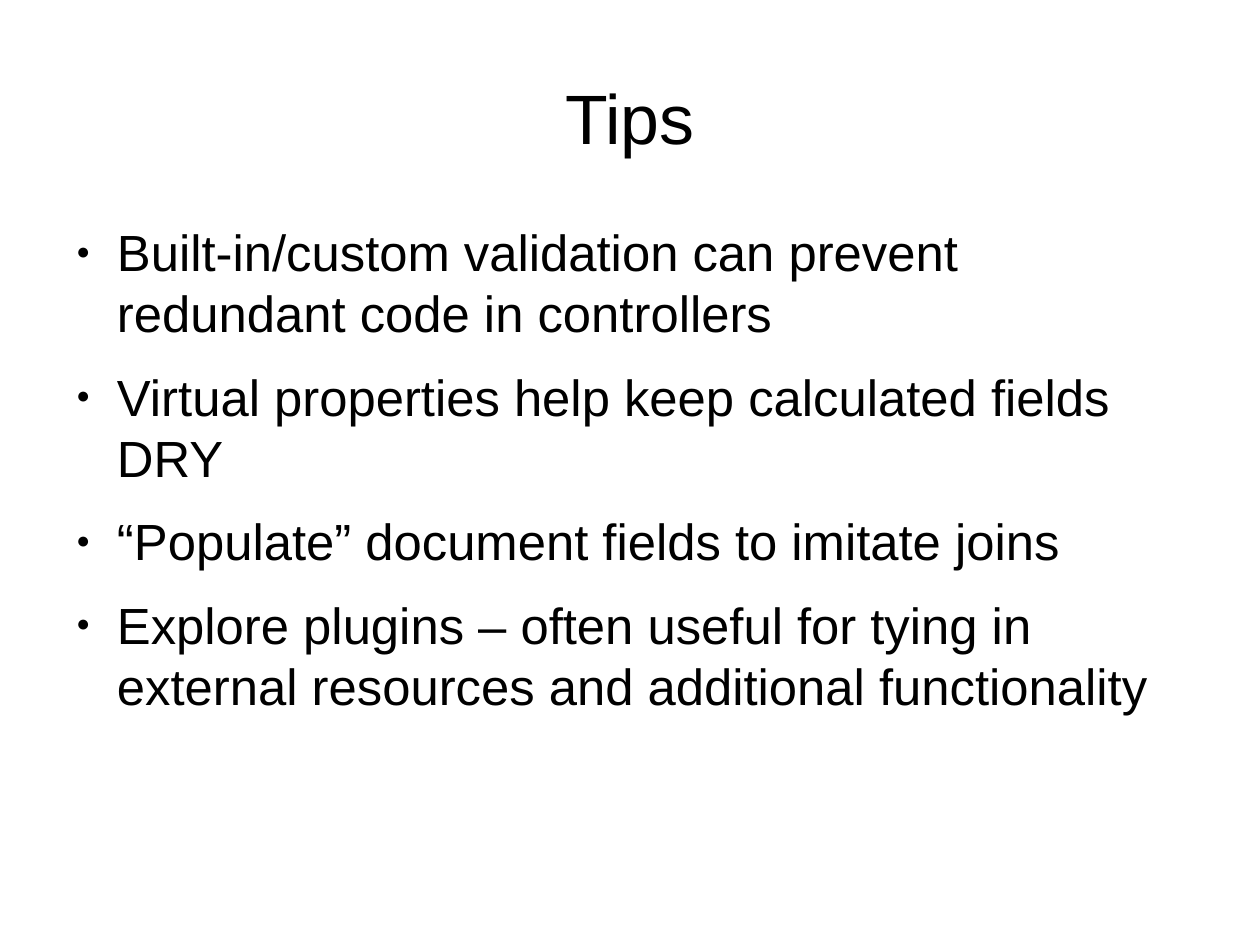
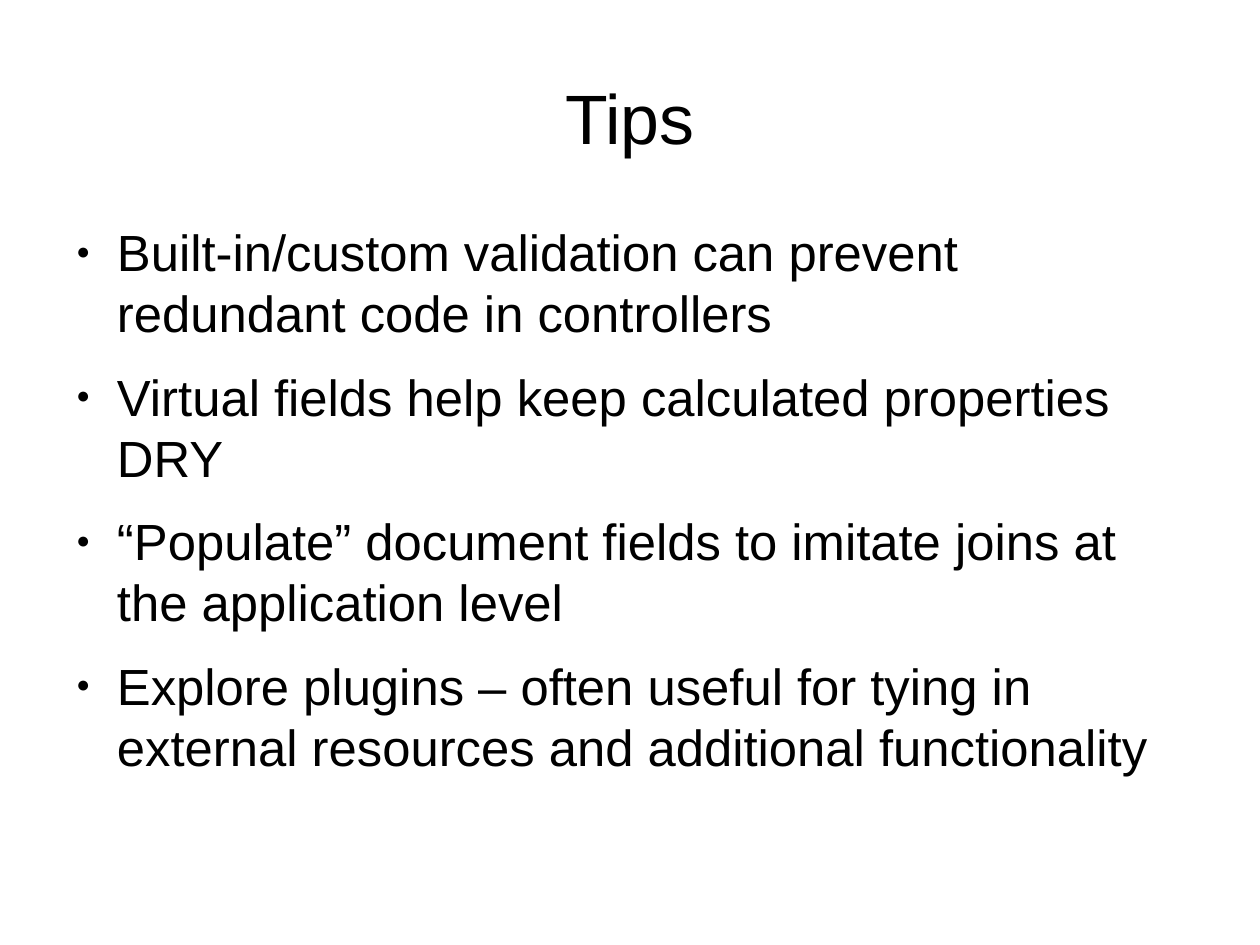
Before and after one commit to dmkelly/mongoose-tips, a slide deck: slide 3 of doc/presentation.odp. Drawn at 1260x945 pixels with LibreOffice and Linux fonts; fonts in the diff are those of the drawing. Boxes give left, top, right and bottom in pixels: in the first picture for what was removed or moved away, otherwise in the second. Text is boxed around its words. In the diff, an @@ line names an element or a change of style, - is before the commit and + after.

Commit message:
Update presentation

```diff
--- a/doc/presentation.odp
+++ b/doc/presentation.odp
@@ text at (117,379,1116,632): text changed @@
-● Virtual properties help keep calculated fields DRY
-● “Populate” document fields to imitate joins
+● Virtual fields help keep calculated properties DRY
+● “Populate” document fields to imitate joins at the application level
```
Also in this commit, not shown: 2 other slides changed.
